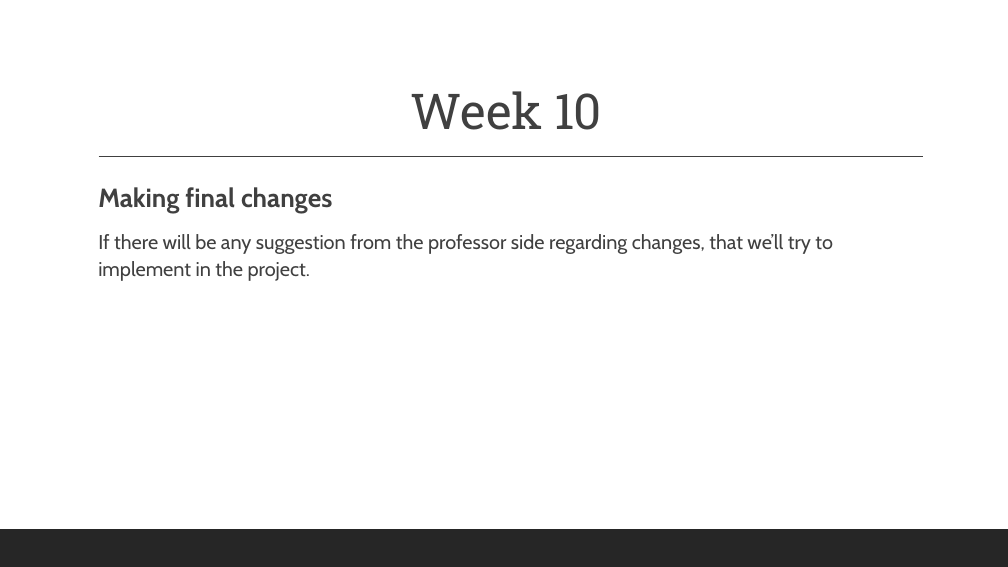
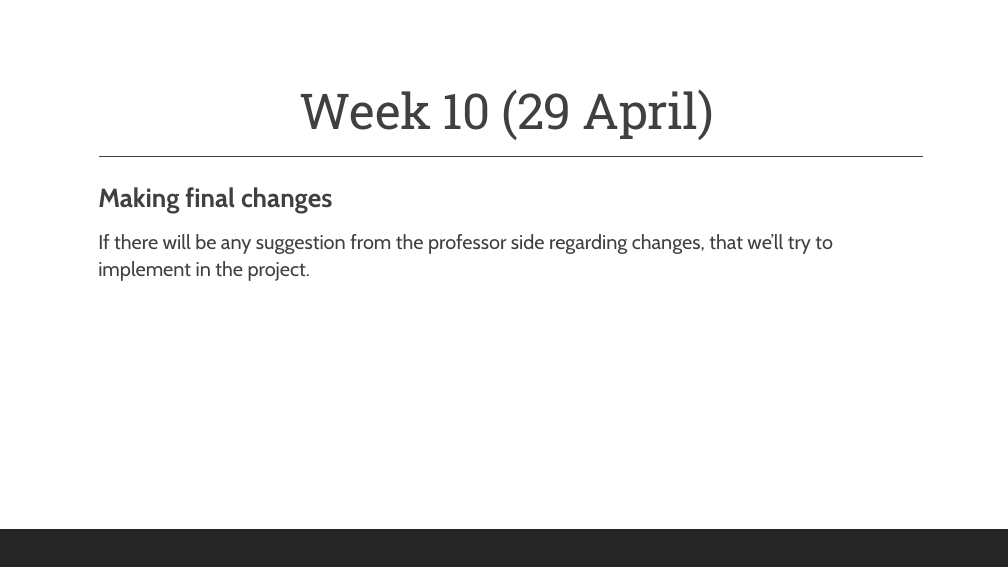
Before and after one commit to akashpapnai/Capstone-project, a slide deck: slide 13 of ppts/Capstone Timeline.pptx. Drawn at 1008x567 pixels with LibreOffice and Linux fonts; fonts in the diff are those of the drawing. Boxes give left, top, right and bottom in pixels: in the first picture for what was removed or moved away, otherwise in the second. Text is boxed around its words. In the diff, an @@ line names an element or a change of style, - is before the commit and + after.

```diff
--- a/ppts/Capstone Timeline.pptx
+++ b/ppts/Capstone Timeline.pptx
@@ title at bbox=[299, 89, 714, 140]: text changed @@
-Week 10
+Week 10 (29 April)
```
Also in this commit, not shown: 10 other slides changed, 1 slide added.
